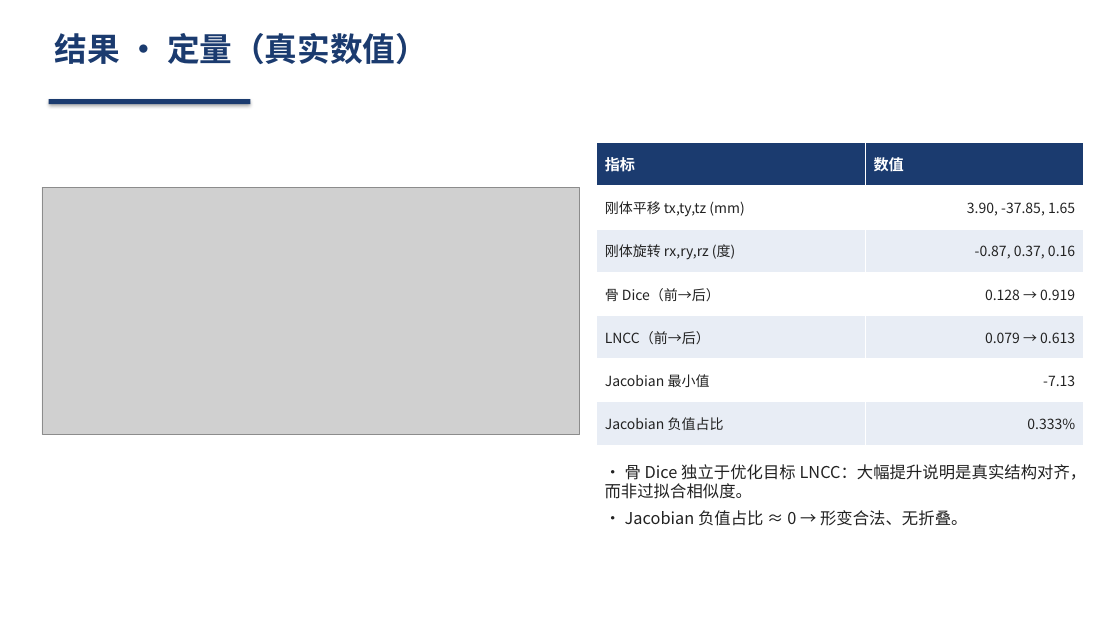
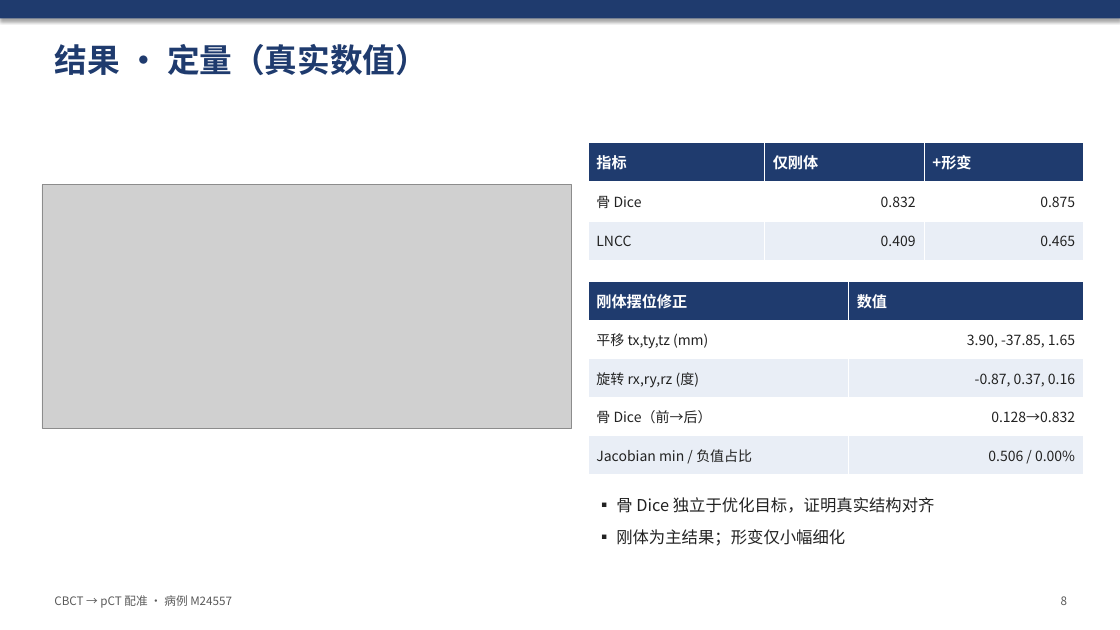
Before and after one commit to develop-yang/Task, a slide deck: slide 8 of results_sample/CBCT_pCT_配准汇报.pptx. Drawn at 1120x630 pixels with LibreOffice and Linux fonts; fonts in the diff are those of the drawing; grey boxes stand for pictures. Boxes give left, top, right and bottom in pixels: in the first picture for what was removed or moved away, otherwise in the second. Text is boxed around its words. In the diff, an @@ line names an element or a change of style, - is before the commit and + after.

```diff
--- a/results_sample/CBCT_pCT_配准汇报.pptx
+++ b/results_sample/CBCT_pCT_配准汇报.pptx
@@ rectangle added at (0,0,1120,18), fill #1F3B6E @@
@@ text "结果 · 定量（真实数值）": place and size @@
-text "结果 · 定量（真实数值）" at (54,33,428,64)
+text "结果 · 定量（真实数值）" at (54,44,428,75)
@@ text "结果 · 定量（真实数值）" at (54,44,428,75): text colour #1B3B6F to #1F3B6E @@
@@ rectangle removed at (49,99,250,104) @@
@@ table added at (588,143,1084,260), 3 rows, 3 columns @@
+指标 | 仅刚体 | +形变
+骨 Dice | 0.832 | 0.875
+LNCC | 0.409 | 0.465
@@ picture: place and size @@
-picture at (42,187,580,435)
+picture at (42,185,571,429)
@@ table at (588,281,1084,475) @@
-row 1: 指标 | 数值
-row 2: 刚体平移 tx,ty,tz (mm) | 3.90, -37.85, 1.65
-row 3: 刚体旋转 rx,ry,rz (度) | -0.87, 0.37, 0.16
-row 4: 骨 Dice（前→后） | 0.128 → 0.919
-row 5: LNCC（前→后） | 0.079 → 0.613
-row 6: Jacobian 最小值 | -7.13
-row 7: Jacobian 负值占比 | 0.333%
+row 1: 刚体摆位修正 | 数值
+row 2: 平移 tx,ty,tz (mm) | 3.90, -37.85, 1.65
+row 3: 旋转 rx,ry,rz (度) | -0.87, 0.37, 0.16
+row 4: 骨 Dice（前→后） | 0.128→0.832
+row 5: Jacobian min / 负值占比 | 0.506 / 0.00%
@@ table: place and size @@
-table at (597,143,1084,445)
+table at (588,281,1084,475)
@@ text at (616,497,935,546): text changed @@
-• 骨 Dice 独立于优化目标 LNCC：大幅提升说明是真实结构对齐，而非过拟合相似度。
-• Jacobian 负值占比 ≈ 0 → 形变合法、无折叠。
+▪ 骨 Dice 独立于优化目标，证明真实结构对齐
+▪ 刚体为主结果；形变仅小幅细化
@@ text added at (54,595,232,608), 10 pt, text #5A5A5A @@
+CBCT → pCT 配准 · 病例 M24557
@@ text added at (1061,596,1067,605), 10 pt, text #5A5A5A @@
+8
```
Also in this commit, not shown: 8 other slides changed, 1 slide added, 1 slide removed, 9 other files.
